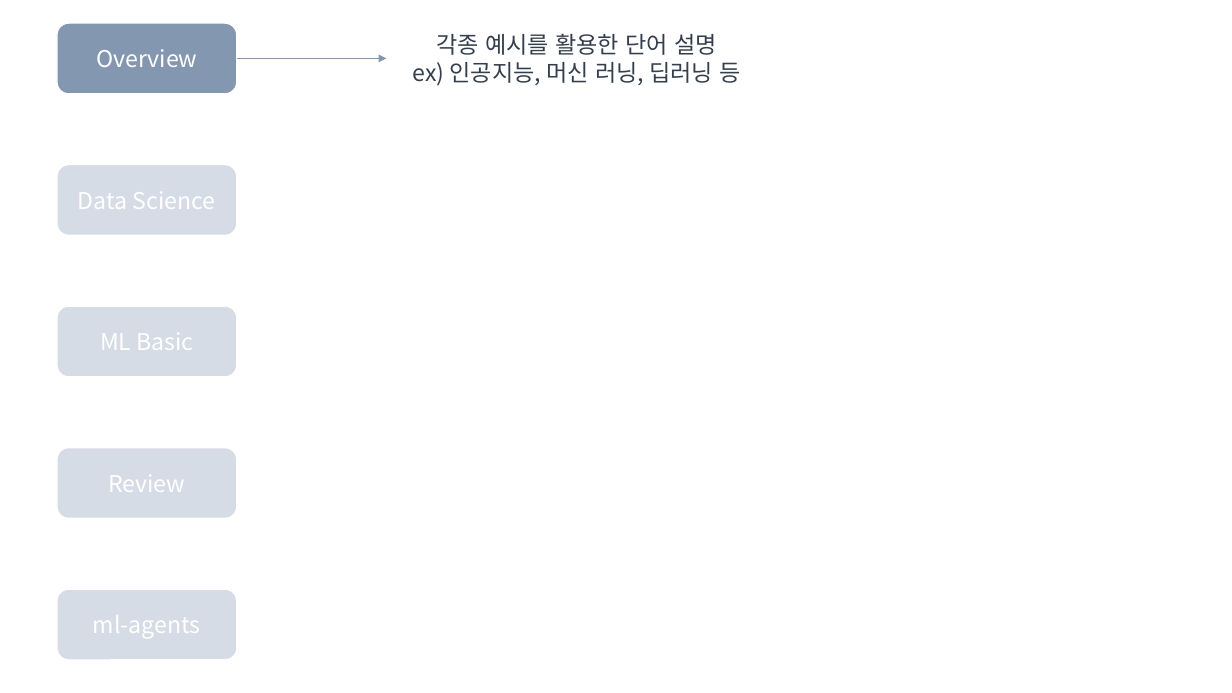
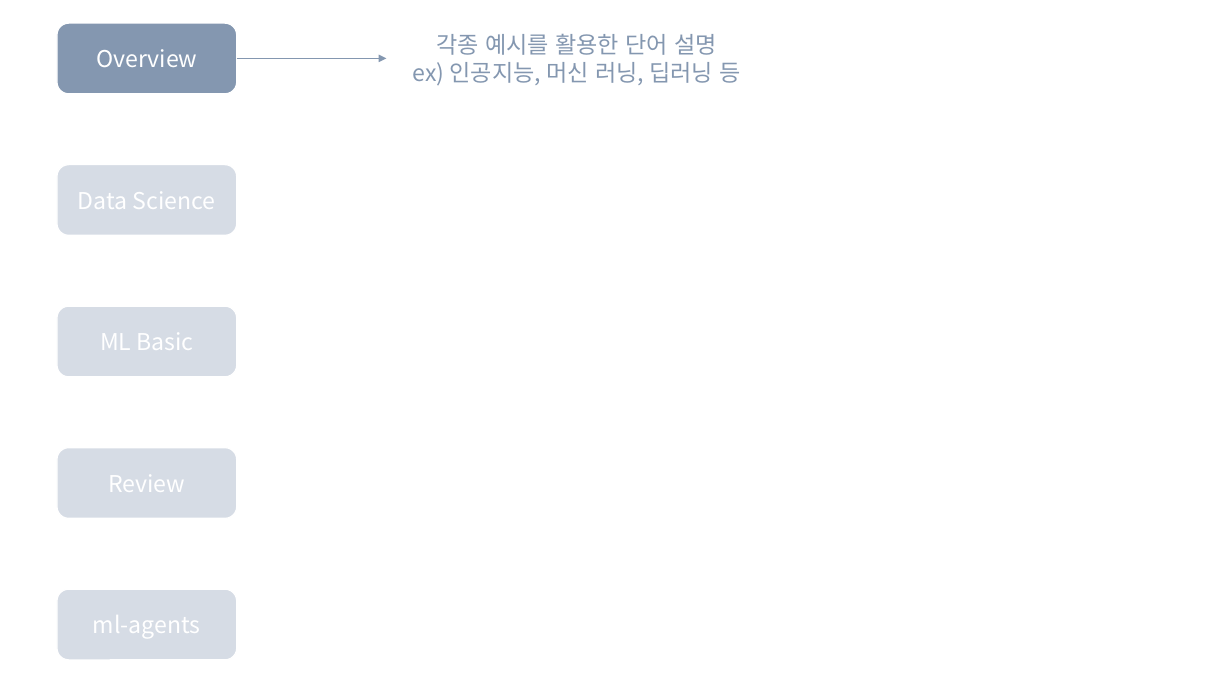
Before and after one commit to Linejin/ai_study, a slide deck: slide 2 of planning/AI seminar.pptx. Drawn at 1232x693 pixels with LibreOffice and Linux fonts; fonts in the diff are those of the drawing. Boxes give left, top, right and bottom in pixels: in the first picture for what was removed or moved away, otherwise in the second. Text is boxed around its words. In the diff, an @@ line names an element or a change of style, - is before the commit and + after.

```diff
--- a/planning/AI seminar.pptx
+++ b/planning/AI seminar.pptx
@@ text "각종 예시를 활용한 단어 설명 ..." at box(413, 34, 741, 85): text colour #333F50 to #8497B0 @@
```
Also in this commit, not shown: 21 other slides changed, 1 other file.
